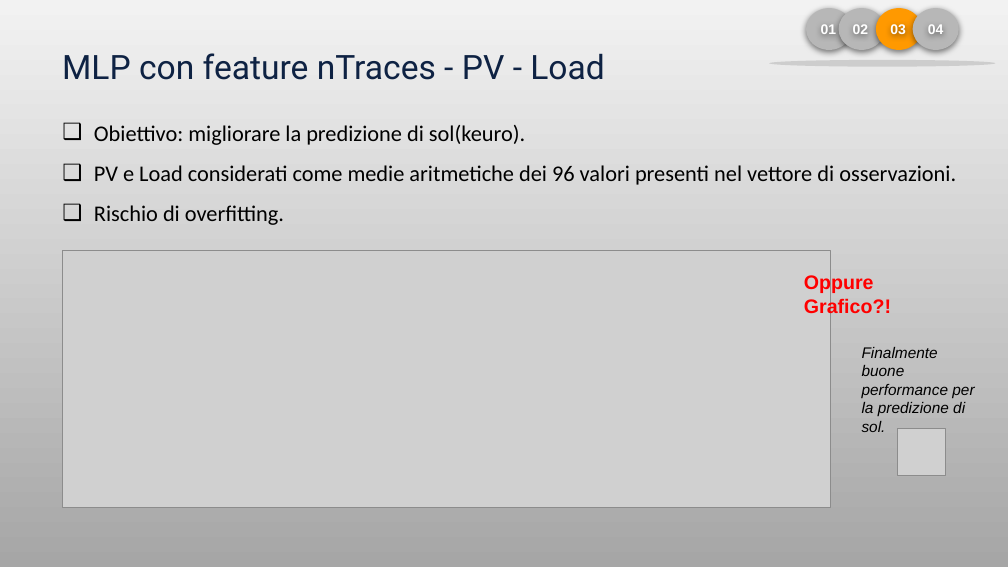
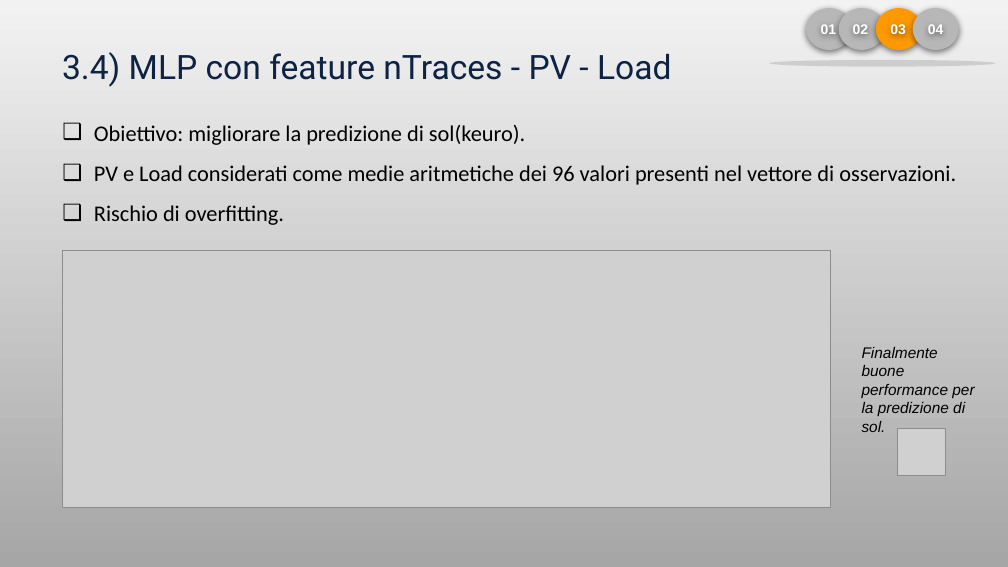
Before and after one commit to LorenzoPiazza/MachineLearning-case-study, a slide deck: slide 16 of Piazza-Presentazione.pptx (slide 15 before the commit). Drawn at 1008x567 pixels with LibreOffice and Linux fonts; fonts in the diff are those of the drawing; grey boxes stand for pictures. Boxes give left, top, right and bottom in pixels: in the first picture for what was removed or moved away, otherwise in the second. Text is boxed around its words. In the diff, an @@ line names an element or a change of style, - is before the commit and + after.

```diff
--- a/Piazza-Presentazione.pptx
+++ b/Piazza-Presentazione.pptx
@@ text at <box>62,52,671,87</box>: text changed @@
-MLP con feature nTraces - PV - Load
+3.4) MLP con feature nTraces - PV - Load
@@ text removed at <box>804,274,891,318</box> @@
-Oppure Grafico?!
```
Also in this commit, not shown: 7 other slides changed, 2 slides added, 3 other files.
